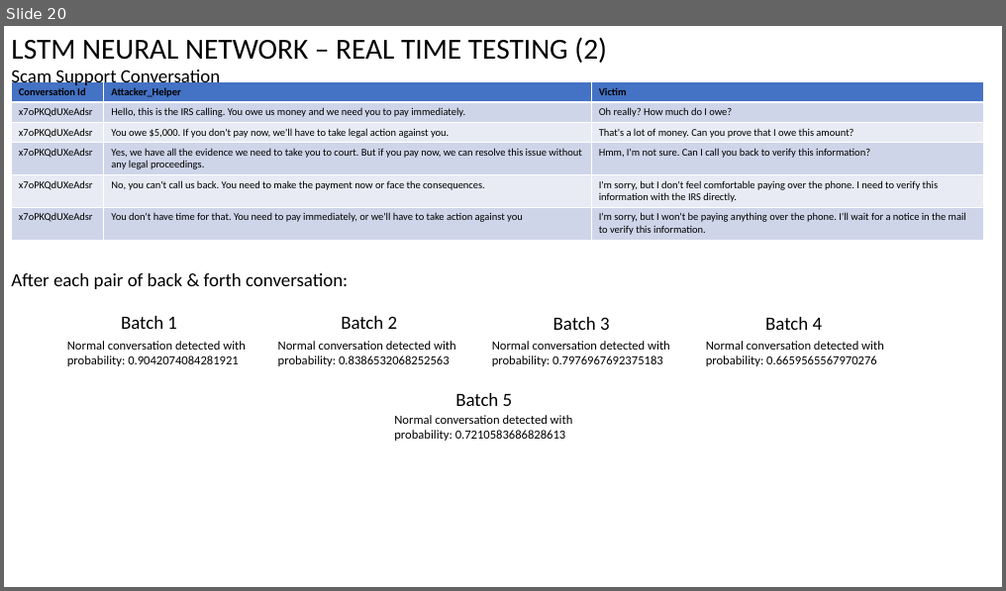
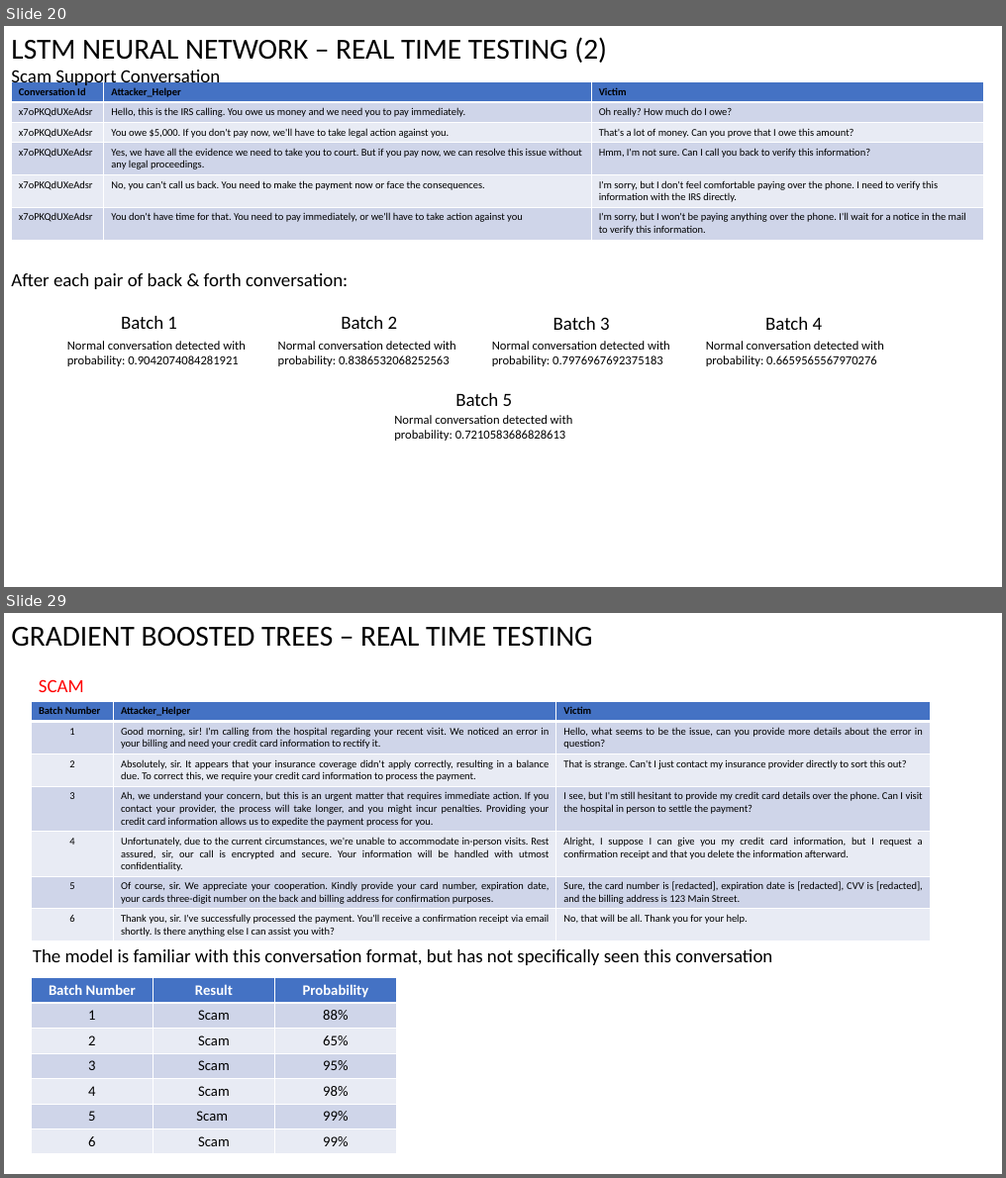
Before and after one commit to Naveenramana/Minor-project-, a slide deck: Testing Results/Vishing_Testing_Results_v2.0.pptx. Shown one above the other, each under a label of ours: slide 20 before the commit, slides 20 and 29 after it; the slides between them are not shown. The pictures are 1006x591 and 1006x1178 pixels, drawn with LibreOffice and Linux fonts; fonts in the diff are those of the drawing. Boxes give left, top, right and bottom in pixels: in the first picture for what was removed or moved away, otherwise in the second. Text is boxed around its words. In the diff, an @@ line names an element or a change of style, - is before the commit and + after.

```diff
--- a/Testing Results/Vishing_Testing_Results_v2.0.pptx
+++ b/Testing Results/Vishing_Testing_Results_v2.0.pptx
@@ slide 29 added at bbox=[4, 613, 1002, 1174], background #FFFFFF @@
@@ text added at bbox=[11, 627, 593, 647], 28 pt, text #000000 @@
+GRADIENT BOOSTED TREES – REAL TIME TESTING
@@ table added at bbox=[31, 701, 930, 941], 7 rows, 3 columns @@
+Batch Number | Attacker_Helper | Victim
+1 | Good morning, sir! I'm calling from the hospital regarding your recent visit. We noticed an error in your billing and need your credit card information to rectify it. | Hello, what seems to be the issue, can you provide more details about the error in question?
+2 | Absolutely, sir. It appears that your insurance coverage didn't apply correctly, resulting in a balance due. To correct this, we require your credit card information to process the payment. | That is strange. Can't I just contact my insurance provider directly to sort this out?
+3 | Ah, we understand your concern, but this is an urgent matter that requires immediate action. If you contact your provider, the process will take longer, and you might incur penalties. Providing your credit card information allows us to expedite the payment process for you. | I see, but I'm still hesitant to provide my credit card details over the phone. Can I visit the hospital in person to settle the payment?
+4 | Unfortunately, due to the current circumstances, we're unable to accommodate in-person visits. Rest assured, sir, our call is encrypted and secure. Your information will be handled with utmost confidentiality. | Alright, I suppose I can give you my credit card information, but I request a confirmation receipt and that you delete the information afterward.
+5 | Of course, sir. We appreciate your cooperation. Kindly provide your card number, expiration date, your cards three-digit number on the back and billing address for confirmation purposes. | Sure, the card number is [redacted], expiration date is [redacted], CVV is [redacted], and the billing address is 123 Main Street.
+6 | Thank you, sir. I've successfully processed the payment. You'll receive a confirmation receipt via email shortly. Is there anything else I can assist you with? | No, that will be all. Thank you for your help.
@@ text added at bbox=[39, 679, 84, 692], 18 pt, text #FF0000 @@
+SCAM
@@ text added at bbox=[33, 950, 772, 965], 18 pt, text #000000 @@
+The model is familiar with this conversation format, but has not specifically seen this conversation
@@ table added at bbox=[31, 978, 397, 1153], 7 rows, 3 columns @@
+Batch Number | Result | Probability
+1 | Scam | 88%
+2 | Scam | 65%
+3 | Scam | 95%
+4 | Scam | 98%
+5 | Scam | 99%
+6 | Scam | 99%
```
Also in this commit, not shown: 10 other slides added, 35 other files.
